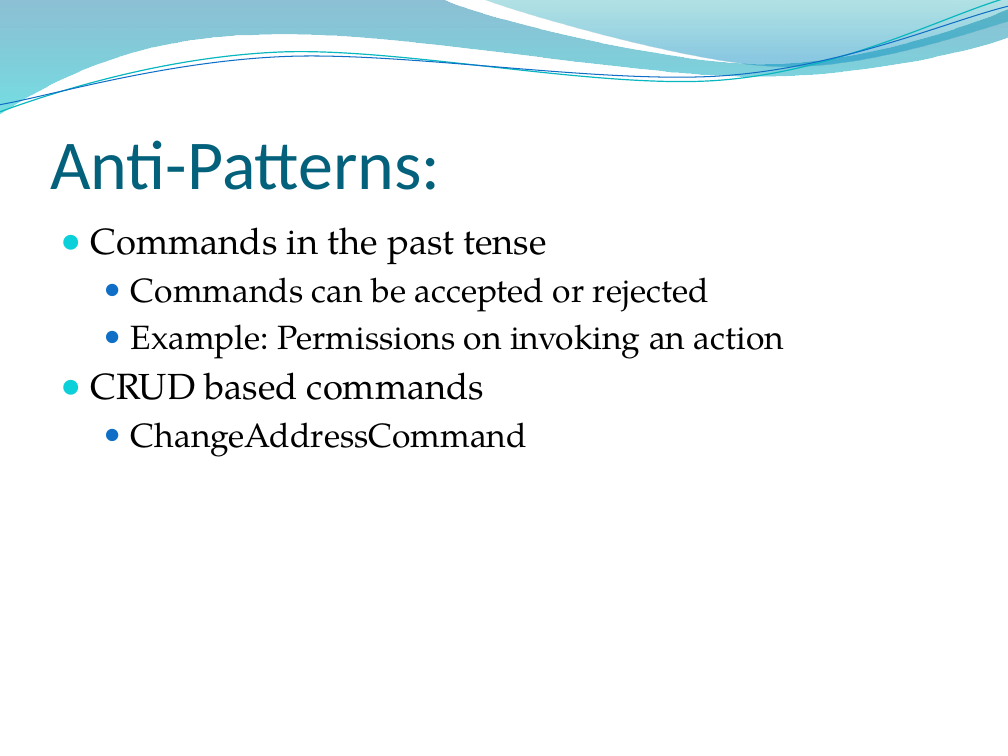
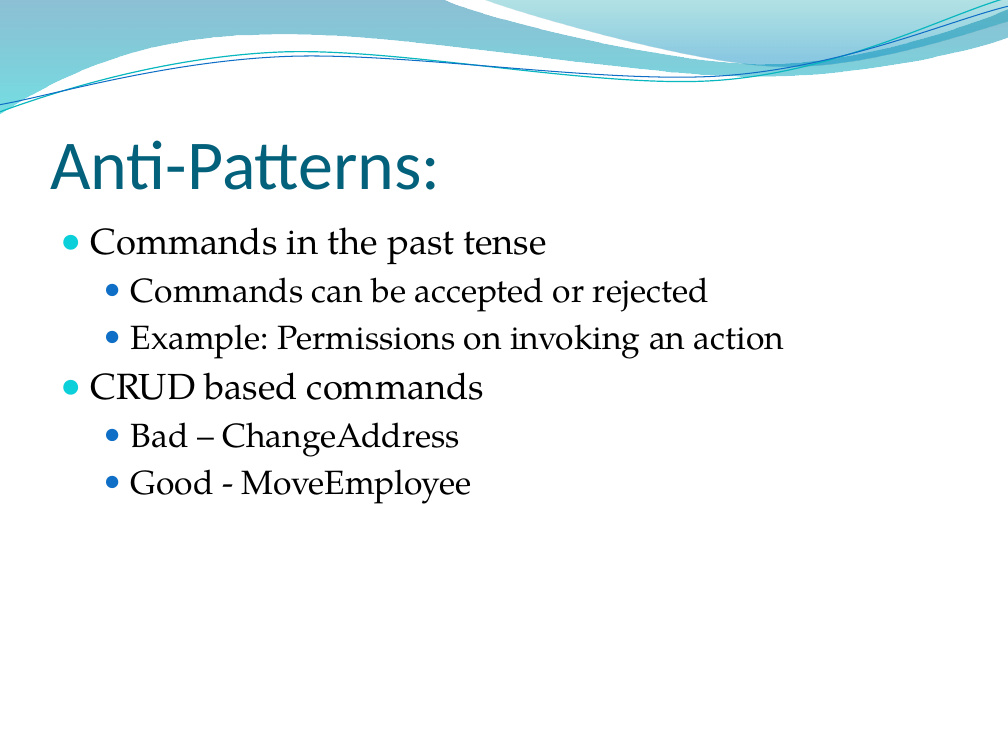
Before and after one commit to ketiko/CQRS.Presentation, a slide deck: slide 13 of Presentation/CQRS.pptx (slide 14 before the commit). Drawn at 1008x756 pixels with LibreOffice and Linux fonts; fonts in the diff are those of the drawing; background and template pictures are left out. Boxes give left, top, right and bottom in pixels: in the first picture for what was removed or moved away, otherwise in the second. Text is boxed around its words. In the diff, an @@ line names an element or a change of style, - is before the commit and + after.

```diff
--- a/Presentation/CQRS.pptx
+++ b/Presentation/CQRS.pptx
@@ text at [131,422,472,504]: text changed @@
-  ● ChangeAddressCommand
+  ● Bad – ChangeAddress
+  ● Good - MoveEmployee
```
Also in this commit, not shown: 1 other slide changed, 1 slide added, 4 slides removed, 1 other file.
